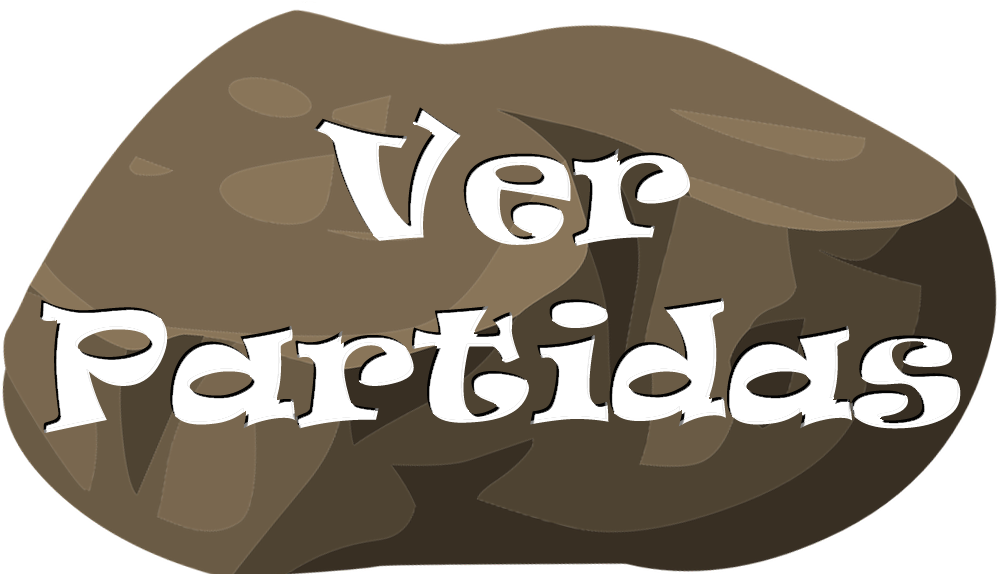
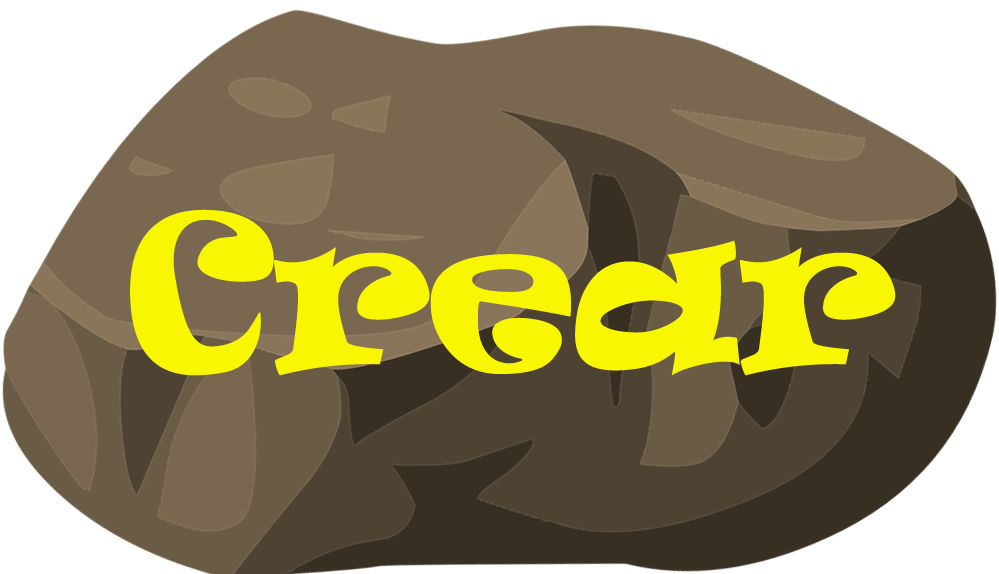
Layers edited between the first and the second 999 × 574 image:
added layer "Crear" above "Volver" over [130, 209, 896, 376]
hid "Ver Partidas" over [40, 107, 961, 433]
